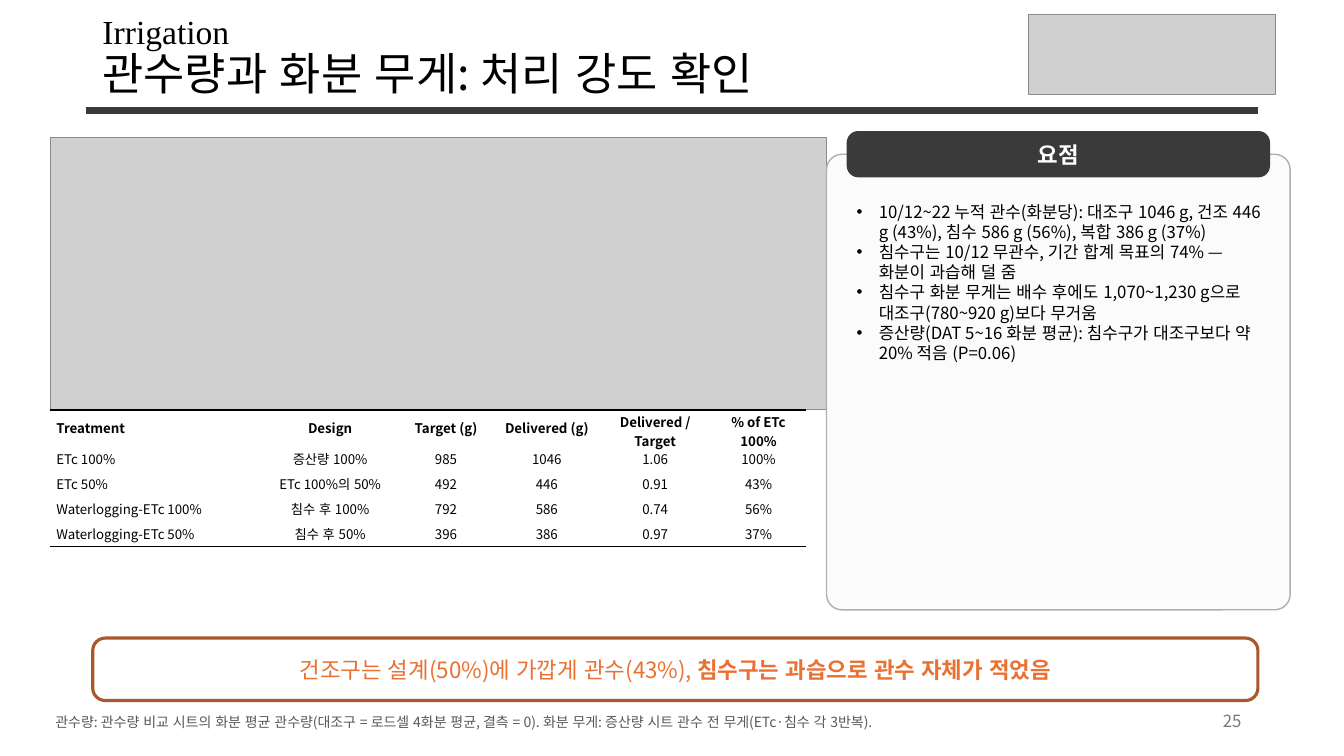
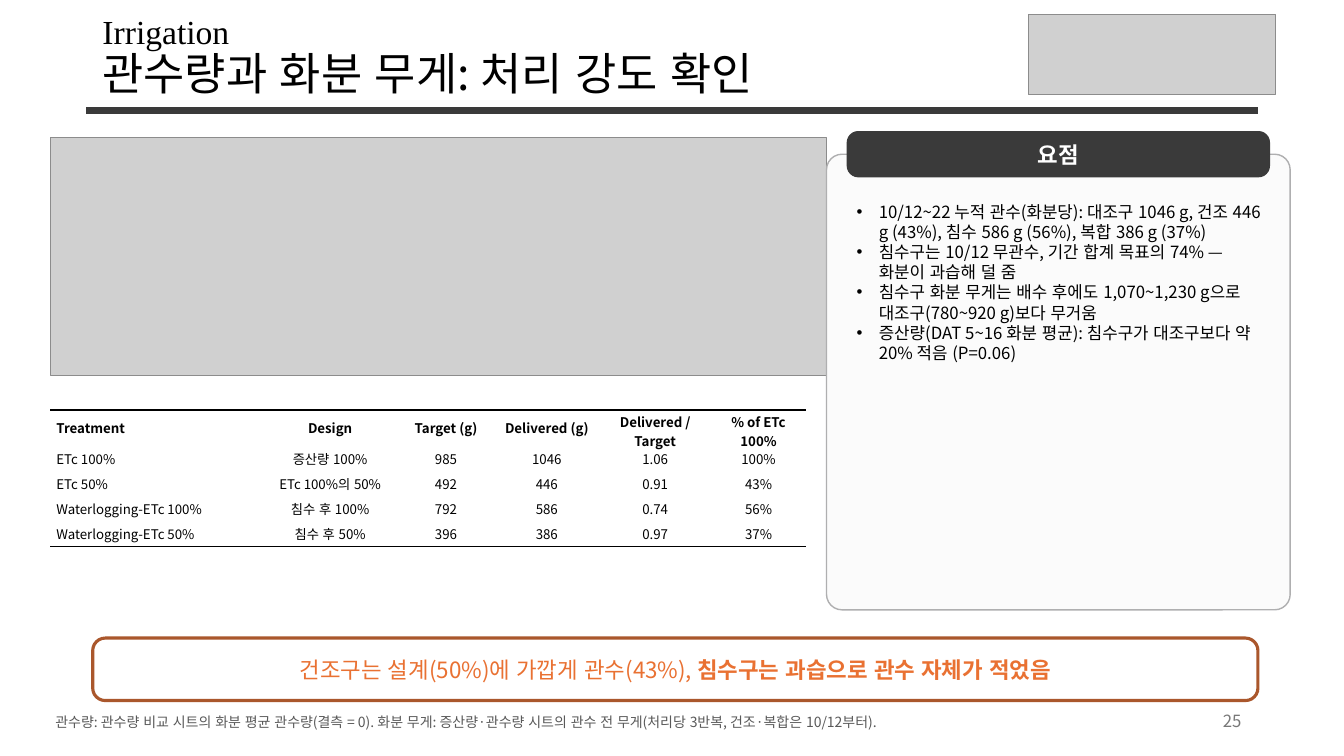
Before and after one commit to YunJM20/-, a slide deck: slide 25 of 밭콩_vs_로메인상추_v8.pptx. Drawn at 1344x756 pixels with LibreOffice and Linux fonts; fonts in the diff are those of the drawing; grey boxes stand for pictures. Boxes give left, top, right and bottom in pixels: in the first picture for what was removed or moved away, otherwise in the second. Text is boxed around its words. In the diff, an @@ line names an element or a change of style, - is before the commit and + after.

```diff
--- a/밭콩_vs_로메인상추_v8.pptx
+++ b/밭콩_vs_로메인상추_v8.pptx
@@ picture: place and size @@
-picture at <box>50,137,827,409</box>
+picture at <box>50,137,827,375</box>
@@ text at <box>55,715,877,730</box>: text changed @@
-관수량: 관수량 비교 시트의 화분 평균 관수량(대조구 = 로드셀 4화분 평균, 결측 = 0). 화분 무게: 증산량 시트 관수 전 무게(ETc·침수 각 3반복).
+관수량: 관수량 비교 시트의 화분 평균 관수량(결측 = 0). 화분 무게: 증산량·관수량 시트의 관수 전 무게(처리당 3반복, 건조·복합은 10/12부터).
```
Also in this commit, not shown: 3 other slides changed, 4 other files.
